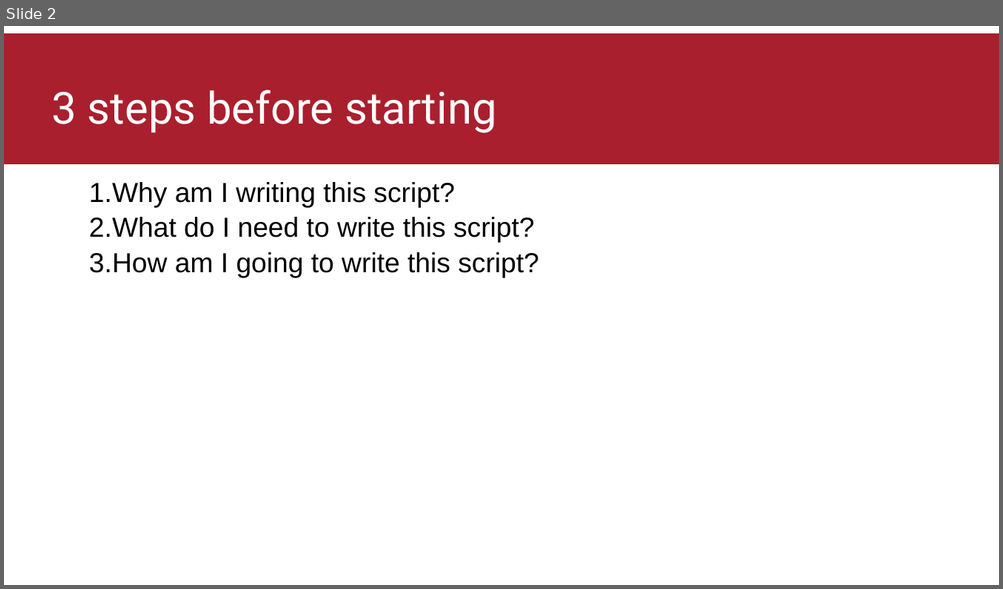
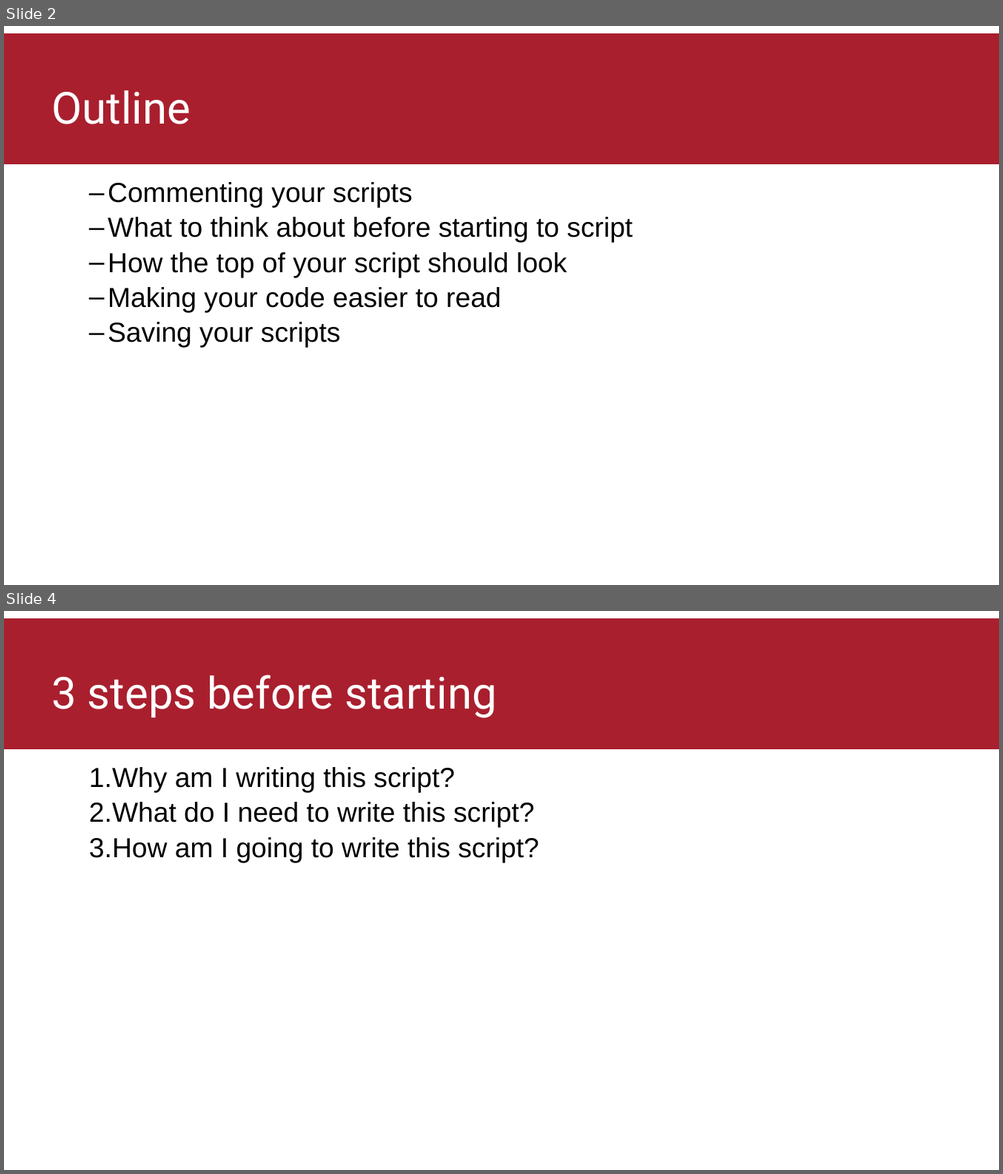
Before and after one commit to thomasbattram/how_to_write_a_script, a slide deck: slides/how_to_write_a_script.pptx. Shown one above the other, each under a label of ours: slide 2 before the commit, slides 2 and 4 after it; the slides between them are not shown. The pictures are 1003x589 and 1003x1174 pixels, drawn with LibreOffice and Linux fonts; fonts in the diff are those of the drawing; background and template pictures are left out. Boxes give left, top, right and bottom in pixels: in the first picture for what was removed or moved away, otherwise in the second. Text is boxed around its words. In the diff, an @@ line names an element or a change of style, - is before the commit and + after.

Commit message:
Updated presentation to teach commenting beforehand

```diff
--- a/slides/how_to_write_a_script.pptx
+++ b/slides/how_to_write_a_script.pptx
@@ slide 2 added at bbox=[4, 26, 999, 585], background picture (left out); not listed: 1 template element that a slide beside it also shows @@
@@ title added at bbox=[52, 90, 190, 124], 42.7 pt, text #FFFFFF @@
+Outline
@@ text added at bbox=[108, 182, 632, 348], 26.7 pt, text #000000 @@
+  – Commenting your scripts
+  – What to think about before starting to script
+  – How the top of your script should look
+  – Making your code easier to read
+  – Saving your scripts
@@ what was slide 2 is now slide 4 @@
```
Also in this commit, not shown: 6 slides changed, 3 other slides added, 1 other file.
